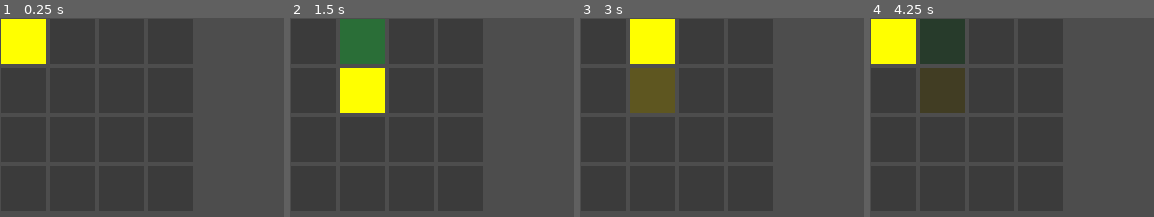
Above: before the commit, frames 1-4 (left to right).
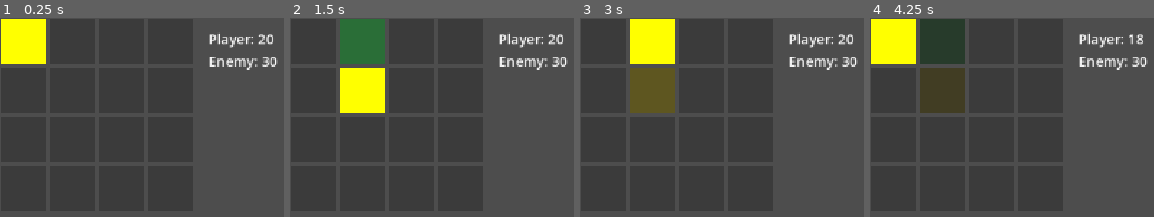
Above: after the commit, the same moments.

Repository: yaakovb/Memory-Game
Game: Godot game, scene res://scenes/main/main.tscn
Same seed, same stepped clock (60 frames per second), same inputs: the game is played once before the commit and once after it.
Inputs:
- Up to frame 1 (0.25 s): no input
- Up to frame 2 (1.5 s): tap Enter at 0.5 s; hold D (move_right) 0.53-1.28 s; hold Space (reveal) 0.53-1.28 s; hold S (move_down) from 1.28 s (still down); tap Space (reveal) at 1.35 s
- Up to frame 3 (3 s): tap Enter at 2 s; release S (move_down) at 2.03 s; hold D (move_right) 2.03-2.78 s; hold Space (reveal) 2.03-2.78 s; hold W (move_up) from 2.78 s (still down); tap Space (reveal) at 2.85 s
- Up to frame 4 (4.25 s): tap Enter at 3.5 s; release W (move_up) at 3.53 s; hold A (move_left) from 3.53 s (still down); hold Space (reveal) from 3.53 s (still down)

The runs differ from the first frame. In frame 1, 1.4% of the frame differs, in the area x 73-98%, y 8-27%; in frame 2, 1.4%; in frame 3, 1.4%; in frame 4, 1.4%.

Commit message:
Update WORK_PLAN.md to reflect completion of Step 4 (Combat) and readiness for Step 5. Added combat and HUD nodes in main scene, and connected HP labels to combat script in main.gd for real-time updates.

Diff:
--- a/memory-game/scenes/main/main.tscn
+++ b/memory-game/scenes/main/main.tscn
@@ -3,6 +3,7 @@
 [ext_resource type="Script" uid="uid://g80oj7aqg8nh" path="res://scripts/main/main.gd" id="1_main_script"]
 [ext_resource type="PackedScene" uid="uid://bsi7fecv2n4no" path="res://scenes/board/Board.tscn" id="2_board_scene"]
 [ext_resource type="PackedScene" uid="uid://cmjxhpsg72elh" path="res://scenes/selector/selector.tscn" id="3_selector_scene"]
+[ext_resource type="Script" uid="uid://b5ld6c7qco4jn" path="res://scripts/combat/combat.gd" id="4_l3cfh"]
 
 [node name="Main" type="Node2D" unique_id=1803542411]
 script = ExtResource("1_main_script")
@@ -10,3 +11,22 @@
 [node name="Board" parent="." unique_id=1645541397 instance=ExtResource("2_board_scene")]
 
 [node name="Selector" parent="." unique_id=620340761 instance=ExtResource("3_selector_scene")]
+
+[node name="Combat" type="Node" parent="." unique_id=1683879358]
+script = ExtResource("4_l3cfh")
+
+[node name="HUD" type="CanvasLayer" parent="." unique_id=842769536]
+
+[node name="VBoxContainer" type="VBoxContainer" parent="HUD" unique_id=170322431]
+offset_left = 300.0
+offset_top = 16.0
+offset_right = 340.0
+offset_bottom = 66.0
+
+[node name="PlayerHPLabel" type="Label" parent="HUD/VBoxContainer" unique_id=2026167608]
+layout_mode = 2
+theme_override_font_sizes/font_size = 20
+
+[node name="EnemyHPLabel" type="Label" parent="HUD/VBoxContainer" unique_id=818310474]
+layout_mode = 2
+theme_override_font_sizes/font_size = 20
--- /dev/null
+++ b/memory-game/scripts/combat/combat.gd
@@ -0,0 +1,52 @@
+class_name Combat
+extends Node
+
+signal hp_changed(player_hp: int, enemy_hp: int)
+signal player_defeated
+signal enemy_defeated
+
+@export var player_max_hp := 20
+@export var enemy_max_hp := 30
+@export var enemy_damage := 2
+@export var enemy_interval := 4.0
+
+var player_hp: int
+var enemy_hp: int
+var _timer := 0.0
+
+# Called when the node enters the scene tree for the first time.
+func _ready() -> void:
+	player_hp = player_max_hp
+	enemy_hp = enemy_max_hp
+	hp_changed.emit(player_hp, enemy_hp)
+
+
+# Called every frame. 'delta' is the elapsed time since the previous frame.
+func _process(delta: float) -> void:
+	_timer += delta
+	if _timer >= enemy_interval:
+		_timer = 0.0
+		damage_player(enemy_damage)
+
+
+func damage_player(amount: int) -> void:
+	player_hp = maxi(player_hp - amount, 0)
+	hp_changed.emit(player_hp, enemy_hp)
+	if player_hp <= 0:
+		player_defeated.emit()
+		return
+
+func damage_enemy(amount: int) -> void:
+	enemy_hp = maxi(enemy_hp - amount, 0)
+	hp_changed.emit(player_hp, enemy_hp)
+	if enemy_hp <= 0:
+		enemy_defeated.emit()
+		return
+
+func heal_player(amount: int) -> void:
+	player_hp = mini(player_hp + amount, player_max_hp)
+	hp_changed.emit(player_hp, enemy_hp)
+
+func heal_enemy(amount: int) -> void:
+	enemy_hp = mini(enemy_hp + amount, enemy_max_hp)
+	hp_changed.emit(player_hp, enemy_hp)
--- a/memory-game/scripts/main/main.gd
+++ b/memory-game/scripts/main/main.gd
@@ -2,7 +2,16 @@
 
 @onready var board: Board = $Board
 @onready var selector: Selector = $Selector
+@onready var combat: Combat = $Combat
+@onready var player_hp_label: Label = $HUD/VBoxContainer/PlayerHPLabel
+@onready var enemy_hp_label: Label = $HUD/VBoxContainer/EnemyHPLabel
 
 func _ready() -> void:
 	selector.setup(board)
 	board.setup(selector)
+	combat.hp_changed.connect(_on_hp_changed)
+	_on_hp_changed(combat.player_hp, combat.enemy_hp)
+
+func _on_hp_changed(player_hp: int, enemy_hp: int) -> void:
+	player_hp_label.text = "Player: %d" % player_hp
+	enemy_hp_label.text = "Enemy: %d" % enemy_hp
Not shown, added: memory-game/scripts/combat/combat.gd.uid
Not shown, changed: WORK_PLAN.md
